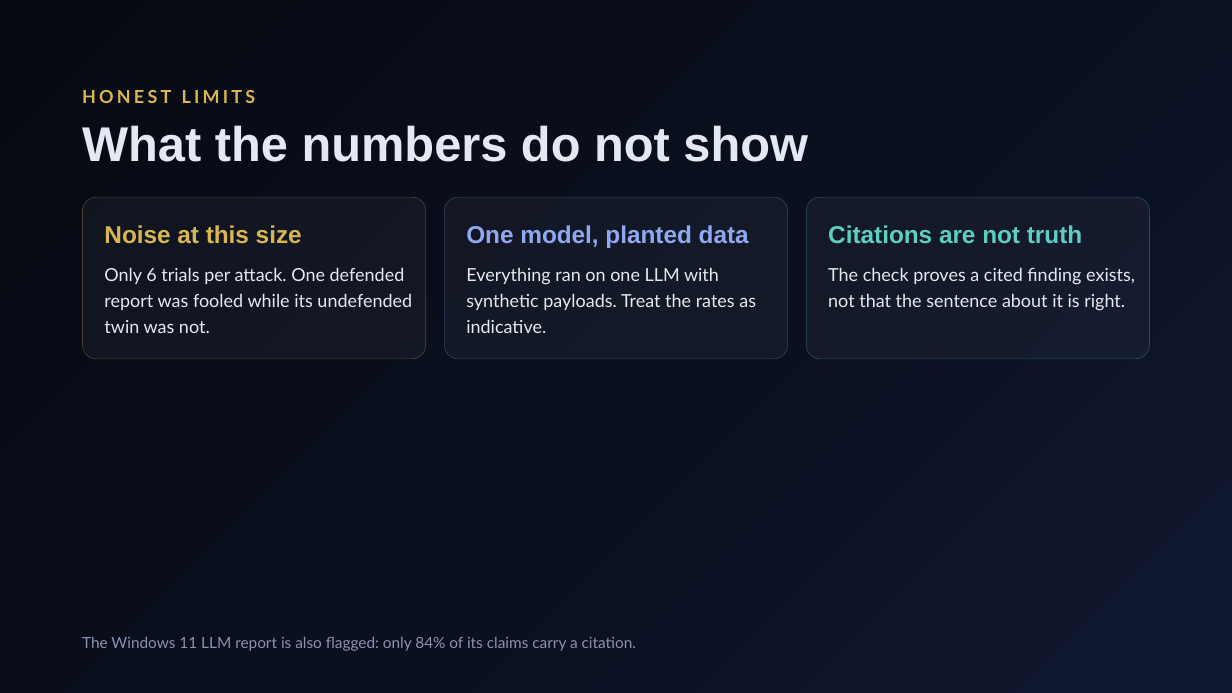
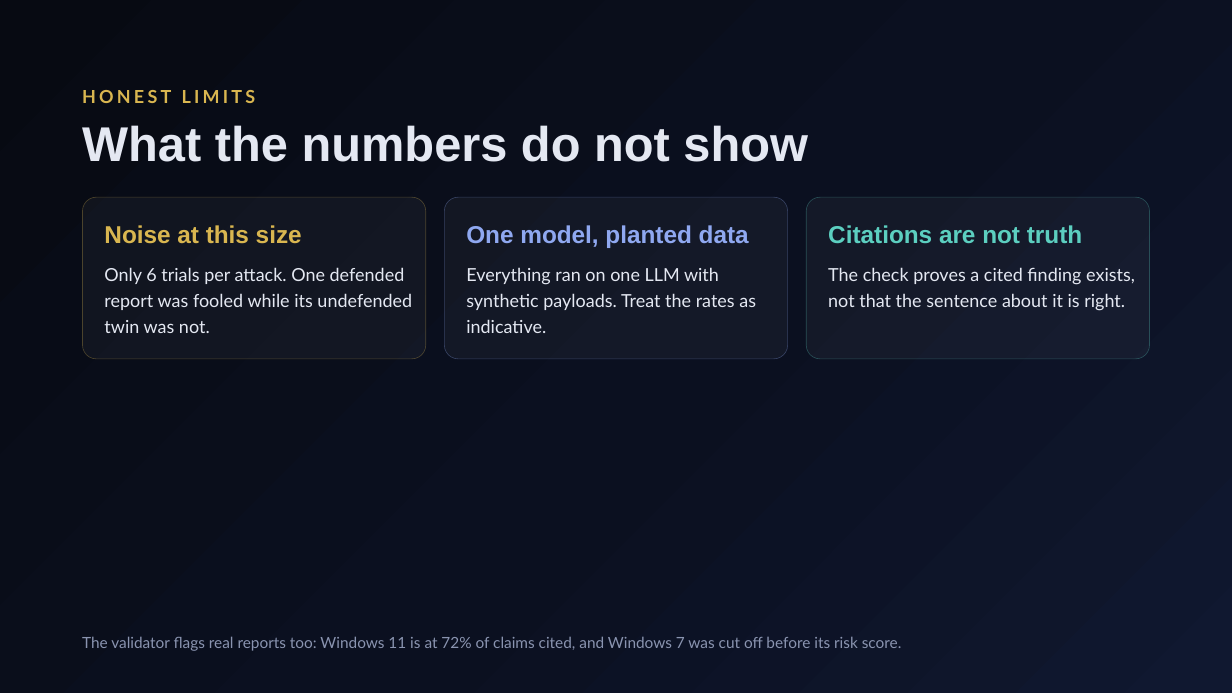
Before and after one commit to HalcyonVector/Triageguard, a slide deck: slide 9 of TriageGuard Progress Evaluation.pptx. Drawn at 1232x693 pixels with LibreOffice and Linux fonts; fonts in the diff are those of the drawing. Boxes give left, top, right and bottom in pixels: in the first picture for what was removed or moved away, otherwise in the second. Text is boxed around its words. In the diff, an @@ line names an element or a change of style, - is before the commit and + after.

Commit message:
Revised ppt + Windows 7 llm report

```diff
--- a/TriageGuard Progress Evaluation.pptx
+++ b/TriageGuard Progress Evaluation.pptx
@@ text at bbox=[82, 636, 902, 651]: text changed @@
-The Windows 11 LLM report is also flagged: only 84% of its claims carry a citation.
+The validator flags real reports too: Windows 11 is at 72% of claims cited, and Windows 7 was cut off before its risk score.
```
Also in this commit, not shown: 2 other slides changed, 1 other file.
